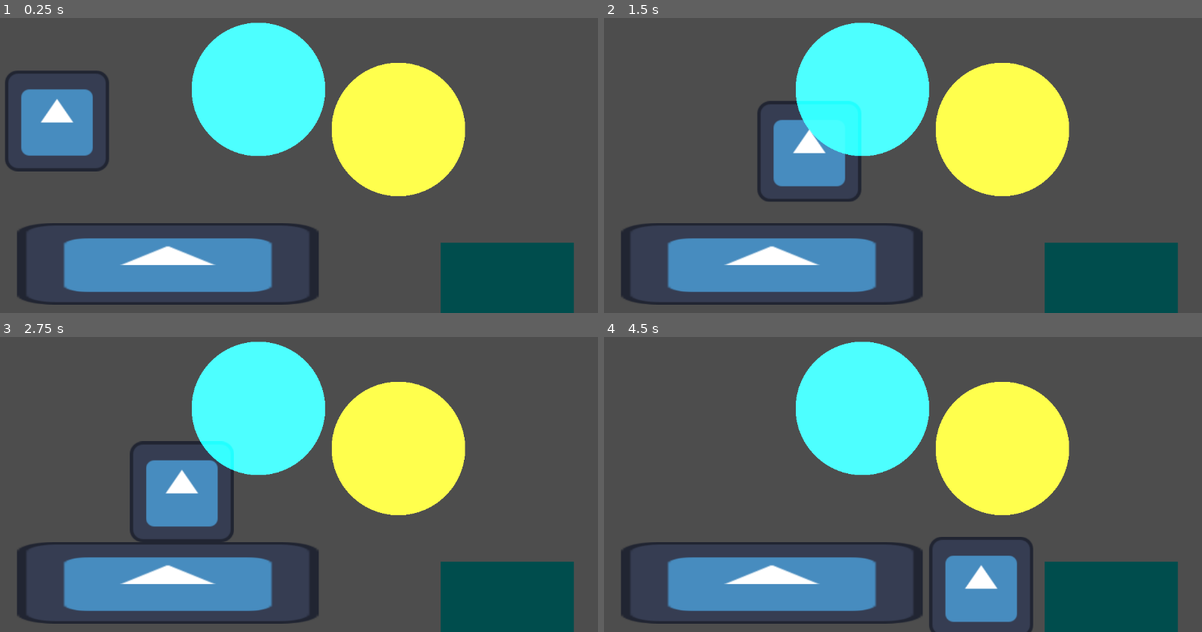
Above: before the commit, frames 1-4 (two rows, left to right).
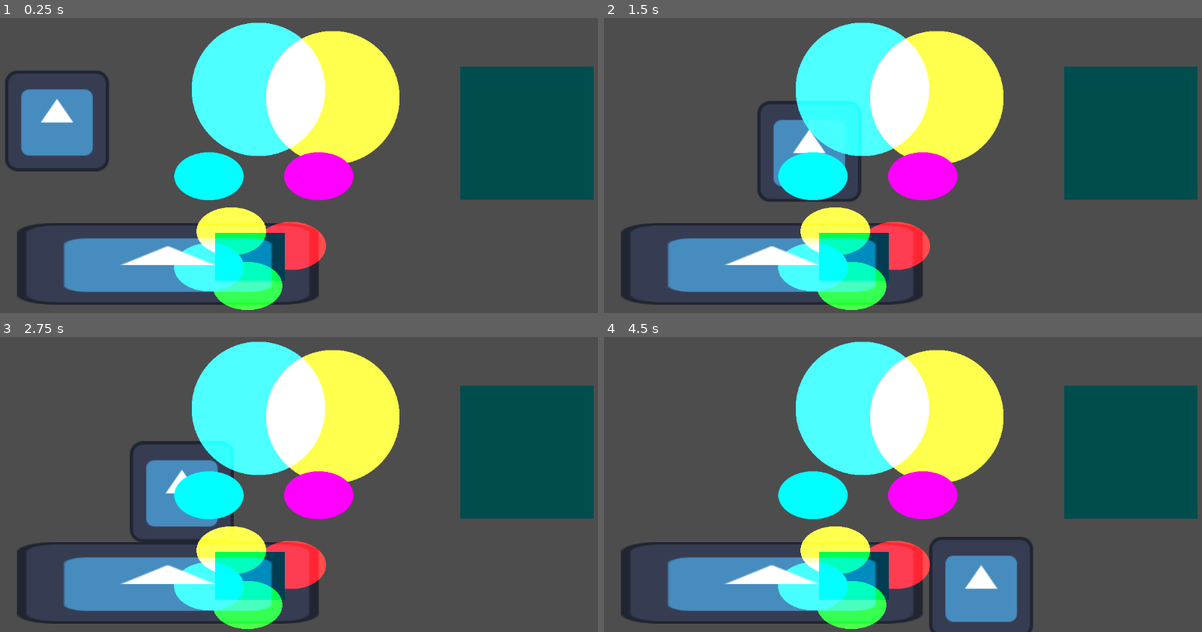
Above: after the commit, the same moments.

Repository: savardnm/mask-of-venus
Game: Godot game, scene res://main.tscn
The game is run twice, just before and just after one commit, with the same random seed, the same clock (stepped at 60 frames per second) and the same inputs. The engine's default icon, where the game draws it, is replaced by a stand-in: a white triangle on a blue panel in a dark square.
Inputs:
- Up to frame 1 (0.25 s): no input
- Up to frame 2 (1.5 s): tap Enter (ui_accept) at 0.5, 0.77 s; hold Right (ui_right) from 0.53 s (still down)
- Up to frame 3 (2.75 s): tap Enter (ui_accept) at 1.52 s; release Right (ui_right) at 2.03 s; hold Left (ui_left) from 2.03 s (still down)
- Up to frame 4 (4.5 s): release Left (ui_left) at 2.78 s; hold Right (ui_right) 2.78-4.28 s; tap Enter (ui_accept) at 3.02, 3.77 s; hold Left (ui_left) from 4.28 s (still down)

The runs differ from the first frame. In frame 1, 34% of the frame differs, in the area x 29-100%, y 4-100%; in frame 2, 34%; in frame 3, 34%; in frame 4, 34%.

Commit message:
spawning stuff

Diff:
--- /dev/null
+++ b/_scripts/puzzle.gd
@@ -0,0 +1,24 @@
+extends Node
+
+
+@export var goalObject: PackedScene
+
+
+
+# Called when the node enters the scene tree for the first time.
+func _ready() -> void:
+	spawn_sprites()
+	pass # Replace with function body.
+
+# Called every frame. 'delta' is the elapsed time since the previous frame.
+func _process(delta: float) -> void:
+	pass
+
+
+func spawn_sprites() -> void:
+	# Check if Sprite A is assigned before trying to spawn
+	if goalObject:
+		var spawned_goalObject = goalObject.instantiate()
+		add_child(spawned_goalObject)
+		spawned_goalObject.position = Vector2(100, 200) # Set a starting position
+		print("Spawned Sprite A")
--- a/_scripts/test.gd
+++ b/_scripts/test.gd
@@ -1,19 +1,22 @@
 extends Node
 
-
+@onready var viewport : Viewport
 
 # Called when the node enters the scene tree for the first time.
 func _ready() -> void:
+	viewport = get_tree().root
 	pass # Replace with function body.
 
 
 # Called every frame. 'delta' is the elapsed time since the previous frame.
 func _process(delta: float) -> void:
-	var viewport : Viewport  = get_tree().root
-	print(viewport.get_texture().get_image().get_pixel(778,309) )
+	print(get_current_color())
 	# print(self.name)
 	pass
 
 func _physics_process(delta: float) -> void:
 
 	pass
+
+func get_current_color():
+	return viewport.get_texture().get_image().get_pixel(778,309)
--- a/main.tscn
+++ b/main.tscn
@@ -7,6 +7,8 @@
 [ext_resource type="Shader" uid="uid://dq7a7puer14nj" path="res://material/Shader_Add.gdshader" id="4_7mycd"]
 [ext_resource type="Texture2D" uid="uid://dekens6qjnt02" path="res://Sprites/Basic Shapes/Square.png" id="4_lquwl"]
 [ext_resource type="Script" uid="uid://clhoiqvjxcdof" path="res://_scripts/test.gd" id="5_272bh"]
+[ext_resource type="Script" uid="uid://hk27ngxj2a1f" path="res://_scripts/puzzle.gd" id="8_5vw27"]
+[ext_resource type="PackedScene" uid="uid://duaodkki0y8ok" path="res://testSpawn.tscn" id="9_kek77"]
 
 [sub_resource type="CircleShape2D" id="CircleShape2D_0xm2m"]
 radius = 91.78235
@@ -51,7 +53,7 @@
 [node name="Circle3" type="Sprite2D" parent="." unique_id=1431873370]
 material = SubResource("ShaderMaterial_5vw27")
 instance_shader_parameters/objectColor = Vector4(1, 1, 0, 1)
-position = Vector2(767, 295)
+position = Vector2(641, 234)
 texture = ExtResource("3_1bvp3")
 script = ExtResource("5_272bh")
 
@@ -64,8 +66,12 @@
 [node name="Square" type="Sprite2D" parent="." unique_id=1838755886]
 material = SubResource("ShaderMaterial_272bh")
 instance_shader_parameters/objectColor = Vector4(1, 0, 0, 1)
-position = Vector2(976, 641)
+position = Vector2(1014, 302)
 texture = ExtResource("4_lquwl")
 
 [node name="Node2D" type="Node2D" parent="." unique_id=1123501620]
 position = Vector2(778, 309)
+
+[node name="puzzle" type="Node2D" parent="." unique_id=1154874647]
+script = ExtResource("8_5vw27")
+goalObject = ExtResource("9_kek77")
--- /dev/null
+++ b/testSpawn.tscn
@@ -0,0 +1,69 @@
+[gd_scene format=3 uid="uid://duaodkki0y8ok"]
+
+[ext_resource type="Shader" uid="uid://dq7a7puer14nj" path="res://material/Shader_Add.gdshader" id="3_upghs"]
+[ext_resource type="Texture2D" uid="uid://csvjh0r3n4yni" path="res://Sprites/Basic Shapes/Circle.png" id="4_0c4iu"]
+[ext_resource type="Script" uid="uid://clhoiqvjxcdof" path="res://_scripts/test.gd" id="5_7fqhn"]
+[ext_resource type="Shader" uid="uid://bibkhctwhfcee" path="res://material/Shader_Subtract.gdshader" id="6_nbqjn"]
+[ext_resource type="Texture2D" uid="uid://dekens6qjnt02" path="res://Sprites/Basic Shapes/Square.png" id="7_hihcy"]
+
+[sub_resource type="ShaderMaterial" id="ShaderMaterial_5vw27"]
+shader = ExtResource("3_upghs")
+
+[sub_resource type="ShaderMaterial" id="ShaderMaterial_272bh"]
+shader = ExtResource("6_nbqjn")
+
+[node name="Root" type="Node2D" unique_id=848156233]
+
+[node name="Circle3" type="Sprite2D" parent="." unique_id=1431873370]
+material = SubResource("ShaderMaterial_5vw27")
+instance_shader_parameters/objectColor = Vector4(1, 1, 0, 1)
+position = Vector2(346, 291)
+scale = Vector2(0.52, 0.36)
+texture = ExtResource("4_0c4iu")
+script = ExtResource("5_7fqhn")
+
+[node name="Circle4" type="Sprite2D" parent="." unique_id=1212116730]
+material = SubResource("ShaderMaterial_5vw27")
+instance_shader_parameters/objectColor = Vector4(1, 0, 0, 1)
+position = Vector2(461.00006, 319)
+scale = Vector2(0.52, 0.36)
+texture = ExtResource("4_0c4iu")
+script = ExtResource("5_7fqhn")
+
+[node name="Circle5" type="Sprite2D" parent="." unique_id=138143413]
+material = SubResource("ShaderMaterial_5vw27")
+instance_shader_parameters/objectColor = Vector4(0, 1, 0, 1)
+position = Vector2(377, 396)
+scale = Vector2(0.52, 0.36)
+texture = ExtResource("4_0c4iu")
+script = ExtResource("5_7fqhn")
+
+[node name="Circle2" type="Sprite2D" parent="." unique_id=1489596734]
+material = SubResource("ShaderMaterial_5vw27")
+instance_shader_parameters/objectColor = Vector4(0, 1, 1, 1)
+position = Vector2(303, 360)
+scale = Vector2(0.52, 0.36)
+texture = ExtResource("4_0c4iu")
+
+[node name="Romeo" type="Sprite2D" parent="." unique_id=2001052172]
+modulate = Color(0, 1, 1, 1)
+position = Vector2(303, 185)
+scale = Vector2(0.52, 0.36)
+texture = ExtResource("4_0c4iu")
+
+[node name="juliet" type="Sprite2D" parent="." unique_id=1052321452]
+modulate = Color(1, 0, 1, 1)
+position = Vector2(514, 185)
+scale = Vector2(0.52, 0.36)
+texture = ExtResource("4_0c4iu")
+
+[node name="Square" type="Sprite2D" parent="." unique_id=1838755886]
+material = SubResource("ShaderMaterial_272bh")
+instance_shader_parameters/objectColor = Vector4(1, 0, 0, 1)
+position = Vector2(382, 340)
+scale = Vector2(0.52, 0.36)
+texture = ExtResource("7_hihcy")
+
+[node name="Node2D" type="Node2D" parent="." unique_id=1123501620]
+position = Vector2(468, 263)
+scale = Vector2(0.52, 0.36)
Not shown, added: _scripts/puzzle.gd.uid
